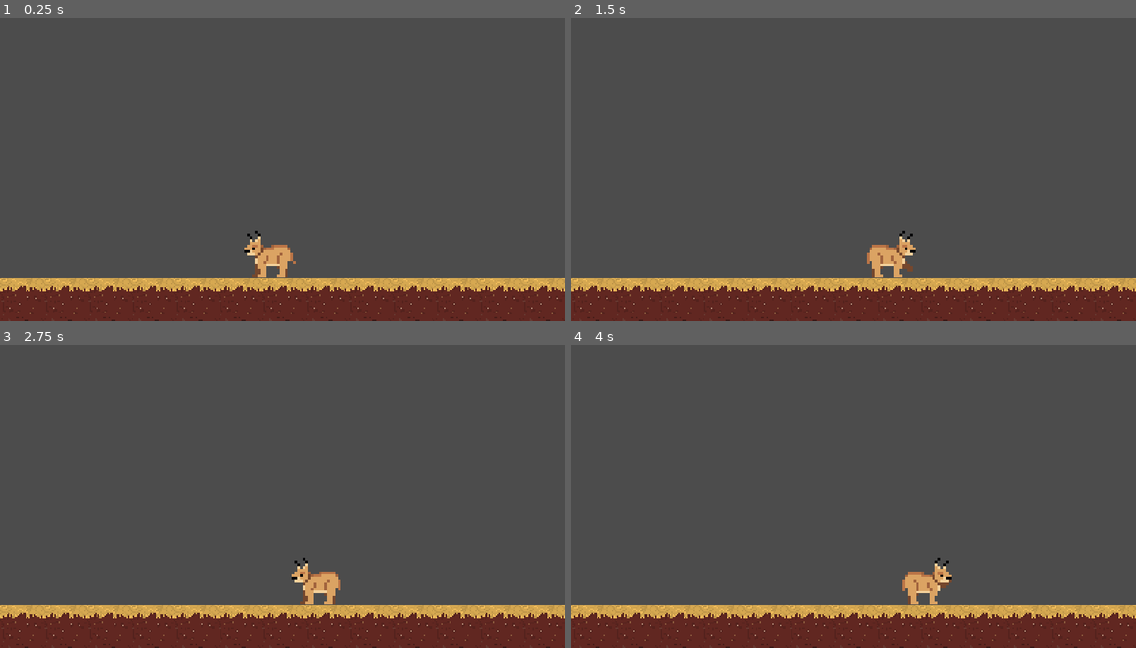
Above: before the commit, frames 1-4 (two rows, left to right).
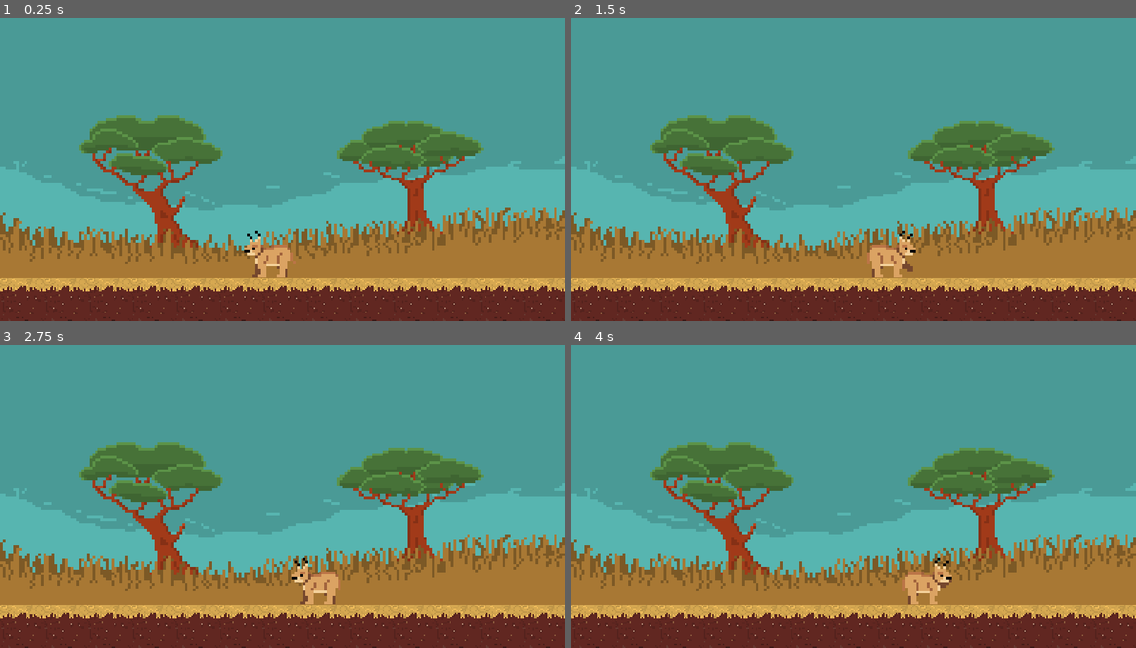
Above: after the commit, the same moments.

Repository: JoshuaW13/Floppa
Game: Godot game, scene res://World.tscn
Two runs of this game, one before a commit and one after it. Both use one fixed random seed, a clock stepped at 60 frames per second and the inputs below.
Inputs (mouse positions are in pixels of both pictures, inside the frame that each line leads up to):
- Up to frame 1 (0.25 s): no input
- Up to frame 2 (1.5 s): move the mouse to (977, 154) at 0.52 s; hold D (MoveRight) from 0.53 s (still down); click (977, 154) at 0.6 s; tap W (jump) at 0.77, 1.07 s; move the mouse to (740, 184) at 1.27 s; click (740, 184) at 1.35 s
- Up to frame 3 (2.75 s): tap W (jump) at 1.52, 1.82 s; move the mouse to (339, 429) at 2.02 s; release D (MoveRight) at 2.03 s; hold A (MoveLeft) from 2.03 s (still down); click (339, 429) at 2.1 s
- Up to frame 4 (4 s): move the mouse to (825, 557) at 2.77 s; release A (MoveLeft) at 2.78 s; hold D (MoveRight) from 2.78 s (still down); click (825, 557) at 2.85 s; tap W (jump) at 3.02, 3.32, 3.77 s; move the mouse to (1023, 541) at 3.52 s; click (1023, 541) at 3.6 s

The runs differ from the first frame. In frame 1, 85% of the frame differs, in the area x 0-100%, y 0-86%; in frame 2, 85%; in frame 3, 85%; in frame 4, 85%.

Commit message:
added background and fixed bugs

Diff:
--- a/Actors/Ennemies/MartialEagle/MartialEagle.gd
+++ b/Actors/Ennemies/MartialEagle/MartialEagle.gd
@@ -39,7 +39,6 @@
 	var prev_health = health
 	health = clamp(value,0,2)
 	if health != prev_health:
-		emit_signal("health_updated", health)
 		if health == 0:
 			killed()
 			emit_signal("kill")
--- a/Actors/Player/PLayer.tscn
+++ b/Actors/Player/PLayer.tscn
@@ -5,7 +5,7 @@
 
 [sub_resource type="CapsuleShape2D" id=1]
 radius = 15.9114
-height = 8.62698
+height = 3.29472
 
 [sub_resource type="Animation" id=2]
 resource_name = "AerialAttackLeft"
@@ -282,6 +282,30 @@
 "update": 0,
 "values": [ 0.0 ]
 }
+tracks/8/type = "value"
+tracks/8/path = NodePath("Detection range/FootCollider:position")
+tracks/8/interp = 1
+tracks/8/loop_wrap = true
+tracks/8/imported = false
+tracks/8/enabled = true
+tracks/8/keys = {
+"times": PoolRealArray( 0 ),
+"transitions": PoolRealArray( 1 ),
+"update": 0,
+"values": [ Vector2( 0, 0 ) ]
+}
+tracks/9/type = "value"
+tracks/9/path = NodePath("Detection range/FootCollider:rotation_degrees")
+tracks/9/interp = 1
+tracks/9/loop_wrap = true
+tracks/9/imported = false
+tracks/9/enabled = true
+tracks/9/keys = {
+"times": PoolRealArray( 0 ),
+"transitions": PoolRealArray( 1 ),
+"update": 0,
+"values": [ -90.0002 ]
+}
 
 [sub_resource type="Animation" id=5]
 resource_name = "AttackRight"
@@ -382,6 +406,30 @@
 "update": 0,
 "values": [ 0.0 ]
 }
+tracks/8/type = "value"
+tracks/8/path = NodePath("Detection range/FootCollider:position")
+tracks/8/interp = 1
+tracks/8/loop_wrap = true
+tracks/8/imported = false
+tracks/8/enabled = true
+tracks/8/keys = {
+"times": PoolRealArray( 0 ),
+"transitions": PoolRealArray( 1 ),
+"update": 0,
+"values": [ Vector2( 0, 0 ) ]
+}
+tracks/9/type = "value"
+tracks/9/path = NodePath("Detection range/FootCollider:rotation_degrees")
+tracks/9/interp = 1
+tracks/9/loop_wrap = true
+tracks/9/imported = false
+tracks/9/enabled = true
+tracks/9/keys = {
+"times": PoolRealArray( 0 ),
+"transitions": PoolRealArray( 1 ),
+"update": 0,
+"values": [ -90.0002 ]
+}
 
 [sub_resource type="Animation" id=6]
 length = 0.6
@@ -434,6 +482,30 @@
 "update": 0,
 "values": [ 0.0 ]
 }
+tracks/4/type = "value"
+tracks/4/path = NodePath("Detection range/FootCollider:position")
+tracks/4/interp = 1
+tracks/4/loop_wrap = true
+tracks/4/imported = false
+tracks/4/enabled = true
+tracks/4/keys = {
+"times": PoolRealArray( 0 ),
+"transitions": PoolRealArray( 1 ),
+"update": 0,
+"values": [ Vector2( 0, 0 ) ]
+}
+tracks/5/type = "value"
+tracks/5/path = NodePath("Detection range/FootCollider:rotation_degrees")
+tracks/5/interp = 1
+tracks/5/loop_wrap = true
+tracks/5/imported = false
+tracks/5/enabled = true
+tracks/5/keys = {
+"times": PoolRealArray( 0 ),
+"transitions": PoolRealArray( 1 ),
+"update": 0,
+"values": [ -90.0002 ]
+}
 
 [sub_resource type="Animation" id=7]
 length = 0.6
@@ -486,6 +558,30 @@
 "update": 0,
 "values": [ 0.0 ]
 }
+tracks/4/type = "value"
+tracks/4/path = NodePath("Detection range/FootCollider:position")
+tracks/4/interp = 1
+tracks/4/loop_wrap = true
+tracks/4/imported = false
+tracks/4/enabled = true
+tracks/4/keys = {
+"times": PoolRealArray( 0 ),
+"transitions": PoolRealArray( 1 ),
+"update": 0,
+"values": [ Vector2( 0, 0 ) ]
+}
+tracks/5/type = "value"
+tracks/5/path = NodePath("Detection range/FootCollider:rotation_degrees")
+tracks/5/interp = 1
+tracks/5/loop_wrap = true
+tracks/5/imported = false
+tracks/5/enabled = true
+tracks/5/keys = {
+"times": PoolRealArray( 0 ),
+"transitions": PoolRealArray( 1 ),
+"update": 0,
+"values": [ -90.0002 ]
+}
 
 [sub_resource type="Animation" id=8]
 length = 0.1
@@ -525,6 +621,30 @@
 "transitions": PoolRealArray( 1 ),
 "update": 0,
 "values": [ Vector2( -0.530032, -2.15278 ) ]
+}
+tracks/3/type = "value"
+tracks/3/path = NodePath("Detection range/FootCollider:position")
+tracks/3/interp = 1
+tracks/3/loop_wrap = true
+tracks/3/imported = false
+tracks/3/enabled = true
+tracks/3/keys = {
+"times": PoolRealArray( 0 ),
+"transitions": PoolRealArray( 1 ),
+"update": 0,
+"values": [ Vector2( 2.35968, -3.65751 ) ]
+}
+tracks/4/type = "value"
+tracks/4/path = NodePath("Detection range/FootCollider:rotation_degrees")
+tracks/4/interp = 1
+tracks/4/loop_wrap = true
+tracks/4/imported = false
+tracks/4/enabled = true
+tracks/4/keys = {
+"times": PoolRealArray( 0 ),
+"transitions": PoolRealArray( 1 ),
+"update": 0,
+"values": [ -40.6 ]
 }
 
 [sub_resource type="Animation" id=9]
@@ -565,6 +685,30 @@
 "update": 0,
 "values": [ 45.0 ]
 }
+tracks/3/type = "value"
+tracks/3/path = NodePath("Detection range/FootCollider:position")
+tracks/3/interp = 1
+tracks/3/loop_wrap = true
+tracks/3/imported = false
+tracks/3/enabled = true
+tracks/3/keys = {
+"times": PoolRealArray( 0 ),
+"transitions": PoolRealArray( 1 ),
+"update": 0,
+"values": [ Vector2( 2.35968, -3.65751 ) ]
+}
+tracks/4/type = "value"
+tracks/4/path = NodePath("Detection range/FootCollider:rotation_degrees")
+tracks/4/interp = 1
+tracks/4/loop_wrap = true
+tracks/4/imported = false
+tracks/4/enabled = true
+tracks/4/keys = {
+"times": PoolRealArray( 0 ),
+"transitions": PoolRealArray( 1 ),
+"update": 0,
+"values": [ -47.7 ]
+}
 
 [sub_resource type="Animation" id=10]
 length = 0.1
@@ -604,6 +748,30 @@
 "transitions": PoolRealArray( 1 ),
 "update": 0,
 "values": [ Vector2( -3.17869, -3.34468 ) ]
+}
+tracks/3/type = "value"
+tracks/3/path = NodePath("Detection range/FootCollider:position")
+tracks/3/interp = 1
+tracks/3/loop_wrap = true
+tracks/3/imported = false
+tracks/3/enabled = true
+tracks/3/keys = {
+"times": PoolRealArray( 0 ),
+"transitions": PoolRealArray( 1 ),
+"update": 0,
+"values": [ Vector2( -5.66356, -3.77599 ) ]
+}
+tracks/4/type = "value"
+tracks/4/path = NodePath("Detection range/FootCollider:rotation_degrees")
+tracks/4/interp = 1
+tracks/4/loop_wrap = true
+tracks/4/imported = false
+tracks/4/enabled = true
+tracks/4/keys = {
+"times": PoolRealArray( 0 ),
+"transitions": PoolRealArray( 1 ),
+"update": 0,
+"values": [ 40.6 ]
 }
 
 [sub_resource type="Animation" id=11]
@@ -644,6 +812,30 @@
 "update": 0,
 "values": [ -45.0 ]
 }
+tracks/3/type = "value"
+tracks/3/path = NodePath("Detection range/FootCollider:position")
+tracks/3/interp = 1
+tracks/3/loop_wrap = true
+tracks/3/imported = false
+tracks/3/enabled = true
+tracks/3/keys = {
+"times": PoolRealArray( 0 ),
+"transitions": PoolRealArray( 1 ),
+"update": 0,
+"values": [ Vector2( -5.66356, -3.77599 ) ]
+}
+tracks/4/type = "value"
+tracks/4/path = NodePath("Detection range/FootCollider:rotation_degrees")
+tracks/4/interp = 1
+tracks/4/loop_wrap = true
+tracks/4/imported = false
+tracks/4/enabled = true
+tracks/4/keys = {
+"times": PoolRealArray( 0 ),
+"transitions": PoolRealArray( 1 ),
+"update": 0,
+"values": [ 47.7 ]
+}
 
 [sub_resource type="Animation" id=12]
 length = 0.6
@@ -684,6 +876,30 @@
 "update": 0,
 "values": [ 0.0 ]
 }
+tracks/3/type = "value"
+tracks/3/path = NodePath("Detection range/FootCollider:position")
+tracks/3/interp = 1
+tracks/3/loop_wrap = true
+tracks/3/imported = false
+tracks/3/enabled = true
+tracks/3/keys = {
+"times": PoolRealArray( 0 ),
+"transitions": PoolRealArray( 1 ),
+"update": 0,
+"values": [ Vector2( 0, 0 ) ]
+}
+tracks/4/type = "value"
+tracks/4/path = NodePath("Detection range/FootCollider:rotation_degrees")
+tracks/4/interp = 1
+tracks/4/loop_wrap = true
+tracks/4/imported = false
+tracks/4/enabled = true
+tracks/4/keys = {
+"times": PoolRealArray( 0 ),
+"transitions": PoolRealArray( 1 ),
+"update": 0,
+"values": [ -90.0002 ]
+}
 
 [sub_resource type="Animation" id=13]
 length = 0.6
@@ -736,6 +952,30 @@
 "update": 0,
 "values": [ 0.0 ]
 }
+tracks/4/type = "value"
+tracks/4/path = NodePath("Detection range/FootCollider:position")
+tracks/4/interp = 1
+tracks/4/loop_wrap = true
+tracks/4/imported = false
+tracks/4/enabled = true
+tracks/4/keys = {
+"times": PoolRealArray( 0 ),
+"transitions": PoolRealArray( 1 ),
+"update": 0,
+"values": [ Vector2( 0, 0 ) ]
+}
+tracks/5/type = "value"
+tracks/5/path = NodePath("Detection range/FootCollider:rotation_degrees")
+tracks/5/interp = 1
+tracks/5/loop_wrap = true
+tracks/5/imported = false
+tracks/5/enabled = true
+tracks/5/keys = {
+"times": PoolRealArray( 0 ),
+"transitions": PoolRealArray( 1 ),
+"update": 0,
+"values": [ -90.0002 ]
+}
 
 [sub_resource type="Animation" id=14]
 resource_name = "Damage"
@@ -826,15 +1066,15 @@
 texture = ExtResource( 1 )
 vframes = 7
 hframes = 10
-frame = 46
+frame = 38
 
 [node name="Detection range" type="Area2D" parent="."]
 collision_mask = 10
 
 [node name="FootCollider" type="CollisionShape2D" parent="Detection range"]
 modulate = Color( 0.160784, 0.752941, 0.764706, 1 )
-position = Vector2( 0.258433, -1.22244 )
-rotation = -1.5708
+position = Vector2( -5.66356, -3.77599 )
+rotation = 0.832522
 shape = SubResource( 1 )
 
 [node name="AnimationPlayer" type="AnimationPlayer" parent="."]
@@ -871,8 +1111,9 @@
 disabled = true
 
 [node name="Position2D2" type="Position2D" parent="."]
-position = Vector2( -5.91889, 3.12167 )
+position = Vector2( 0, 2.97302 )
 rotation = -3.14159
+scale = Vector2( -1, 1 )
 
 [node name="GroundHitbox" type="Area2D" parent="Position2D2"]
 position = Vector2( 5.35143, -1.04055 )
@@ -886,8 +1127,8 @@
 disabled = true
 
 [node name="HurtBox" type="Area2D" parent="."]
-position = Vector2( -0.530032, -2.15278 )
-rotation = 0.785398
+position = Vector2( -3.17869, -3.34468 )
+rotation = -0.785398
 collision_layer = 64
 collision_mask = 32
 
--- a/World.tscn
+++ b/World.tscn
@@ -1,8 +1,10 @@
-[gd_scene load_steps=11 format=2]
+[gd_scene load_steps=13 format=2]
 
 [ext_resource path="res://Actors/Player/PLayer.tscn" type="PackedScene" id=1]
 [ext_resource path="res://WorldArt/Grass Tile 1.png" type="Texture" id=2]
 [ext_resource path="res://PreySpawner.gd" type="Script" id=3]
+[ext_resource path="res://WorldArt/Savanah.png" type="Texture" id=4]
+[ext_resource path="res://interface/Interface.tscn" type="PackedScene" id=5]
 [ext_resource path="res://EnnemySpawner.gd" type="Script" id=6]
 
 [sub_resource type="ConvexPolygonShape2D" id=1]
@@ -33,28 +35,29 @@
 
 [sub_resource type="Curve2D" id=3]
 _data = {
-"points": PoolVector2Array( 0, 0, 0, 0, -32, 24, 0, 0, 0, 0, -32, 152 )
+"points": PoolVector2Array( 0, 0, 0, 0, -24, 24, 0, 0, 0, 0, -24, 128 )
 }
 
 [sub_resource type="Curve2D" id=4]
 _data = {
-"points": PoolVector2Array( 0, 0, 0, 0, 448, 24, 0, 0, 0, 0, 448, 152 )
+"points": PoolVector2Array( 0, 0, 0, 0, 440, 24, 0, 0, 0, 0, 440, 128 )
 }
 
 [sub_resource type="Curve2D" id=5]
 _data = {
-"points": PoolVector2Array( 0, 0, 0, 0, -24, 24, 0, 0, 0, 0, -24, 128 )
+"points": PoolVector2Array( 0, 0, 0, 0, -32, 24, 0, 0, 0, 0, -32, 152 )
 }
 
 [sub_resource type="Curve2D" id=6]
 _data = {
-"points": PoolVector2Array( 0, 0, 0, 0, 440, 24, 0, 0, 0, 0, 440, 128 )
+"points": PoolVector2Array( 0, 0, 0, 0, 448, 24, 0, 0, 0, 0, 448, 152 )
 }
 
 [node name="World" type="Node"]
 
-[node name="PLayer" parent="." instance=ExtResource( 1 )]
-position = Vector2( 200.857, 177.074 )
+[node name="Sprite" type="Sprite" parent="."]
+position = Vector2( 208, 96 )
+texture = ExtResource( 4 )
 
 [node name="Ground" type="TileMap" parent="."]
 tile_set = SubResource( 2 )
@@ -65,33 +68,12 @@
 format = 1
 tile_data = PoolIntArray( 458751, 0, 0, 393216, 0, 0, 393217, 0, 0, 393218, 0, 0, 393219, 0, 0, 393220, 0, 0, 393221, 0, 0, 393222, 0, 0, 393223, 0, 0, 393224, 0, 0, 393225, 0, 0, 393226, 0, 0, 393227, 0, 0, 393228, 0, 0, 393229, 0, 0 )
 
-[node name="PreySpawner" type="Node" parent="."]
-script = ExtResource( 3 )
-
-[node name="LeftPath" type="Path2D" parent="PreySpawner"]
-curve = SubResource( 3 )
-
-[node name="LeftPathLocation" type="PathFollow2D" parent="PreySpawner/LeftPath"]
-position = Vector2( -32, 152 )
-offset = 144.013
-
-[node name="RightPath" type="Path2D" parent="PreySpawner"]
-curve = SubResource( 4 )
-
-[node name="RightPathLocation" type="PathFollow2D" parent="PreySpawner/RightPath"]
-position = Vector2( 448, 152 )
-offset = 144.013
-
-[node name="Timer" type="Timer" parent="PreySpawner"]
-wait_time = 4.0
-autostart = true
-
 [node name="EnnemySpawner" type="Node" parent="."]
 script = ExtResource( 6 )
 
 [node name="LeftAerial" type="Path2D" parent="EnnemySpawner"]
 self_modulate = Color( 1, 0.164706, 0, 0.701961 )
-curve = SubResource( 5 )
+curve = SubResource( 3 )
 
 [node name="LeftPathLocation" type="PathFollow2D" parent="EnnemySpawner/LeftAerial"]
 position = Vector2( -24, 24 )
@@ -112,6 +94,32 @@
 position = Vector2( 440, 176 )
 
 [node name="Timer" type="Timer" parent="EnnemySpawner"]
+
+[node name="PLayer" parent="." instance=ExtResource( 1 )]
+position = Vector2( 200.857, 177.074 )
+
+[node name="PreySpawner" type="Node" parent="."]
+script = ExtResource( 3 )
+
+[node name="LeftPath" type="Path2D" parent="PreySpawner"]
+curve = SubResource( 5 )
+
+[node name="LeftPathLocation" type="PathFollow2D" parent="PreySpawner/LeftPath"]
+position = Vector2( -32, 152 )
+offset = 144.013
+
+[node name="RightPath" type="Path2D" parent="PreySpawner"]
+curve = SubResource( 6 )
+
+[node name="RightPathLocation" type="PathFollow2D" parent="PreySpawner/RightPath"]
+position = Vector2( 448, 152 )
+offset = 144.013
+
+[node name="Timer" type="Timer" parent="PreySpawner"]
+wait_time = 4.0
+autostart = true
+
+[node name="Interface" parent="." instance=ExtResource( 5 )]
+[connection signal="timeout" from="EnnemySpawner/Timer" to="EnnemySpawner" method="_on_Timer_timeout"]
 [connection signal="Ennemy" from="PreySpawner" to="EnnemySpawner" method="_on_PreySpawner_Ennemy"]
 [connection signal="timeout" from="PreySpawner/Timer" to="PreySpawner" method="_on_Timer_timeout"]
-[connection signal="timeout" from="EnnemySpawner/Timer" to="EnnemySpawner" method="_on_Timer_timeout"]
--- /dev/null
+++ b/interface/Interface.tscn
@@ -0,0 +1,8 @@
+[gd_scene format=2]
+
+[node name="Interface" type="Control"]
+anchor_right = 1.0
+anchor_bottom = 1.0
+__meta__ = {
+"_edit_use_anchors_": false
+}
Not shown: 1 places in World.tscn that only renumber resources
Binary file added: WorldArt/Savanah.png
Not shown, added: WorldArt/Savanah.png.import
